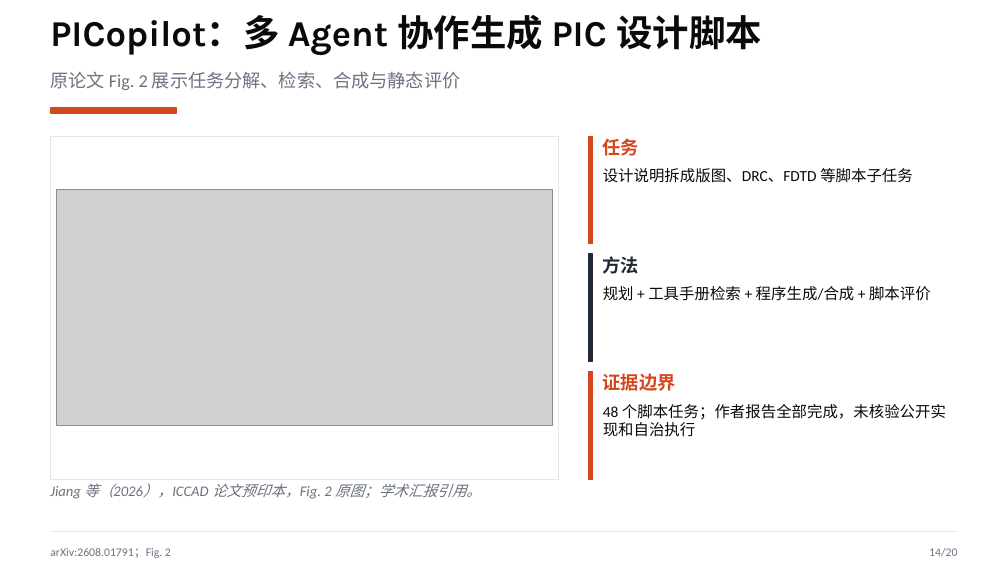
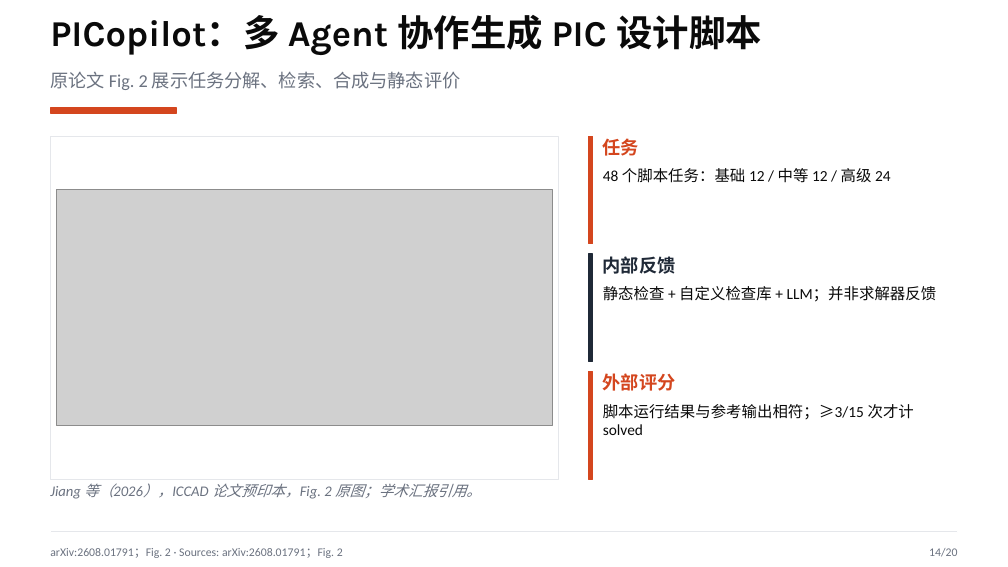
Before and after one commit to LlewynDavis/PIC_Harness_Research, a slide deck: slide 14 of presentations/task-010-group-meeting-rebuild/PIC_Harness_Research_首次组会调研_20页.pptx. Drawn at 1008x567 pixels with LibreOffice and Linux fonts; fonts in the diff are those of the drawing; grey boxes stand for pictures. Boxes give left, top, right and bottom in pixels: in the first picture for what was removed or moved away, otherwise in the second. Text is boxed around its words. In the diff, an @@ line names an element or a change of style, - is before the commit and + after.

Commit message:
TASK-016: add source-grounded figures and data to research report

```diff
--- a/presentations/task-010-group-meeting-rebuild/PIC_Harness_Research_首次组会调研_20页.pptx
+++ b/presentations/task-010-group-meeting-rebuild/PIC_Harness_Research_首次组会调研_20页.pptx
@@ text at box(603, 168, 891, 183): text changed @@
-设计说明拆成版图、DRC、FDTD 等脚本子任务
+48 个脚本任务：基础 12 / 中等 12 / 高级 24
@@ text at box(603, 256, 676, 274): text changed @@
-方法
+内部反馈
@@ text at box(603, 286, 937, 302): text changed @@
-规划 + 工具手册检索 + 程序生成/合成 + 脚本评价
+静态检查 + 自定义检查库 + LLM；并非求解器反馈
@@ text at box(603, 373, 676, 391): text changed @@
-证据边界
+外部评分
@@ text at box(603, 404, 914, 435): text changed @@
-48 个脚本任务；作者报告全部完成，未核验公开实现和自治执行
+脚本运行结果与参考输出相符；≥3/15 次才计 solved
@@ text at box(50, 548, 343, 558): text changed @@
-arXiv:2608.01791；Fig. 2
+arXiv:2608.01791；Fig. 2 · Sources: arXiv:2608.01791；Fig. 2
```
Also in this commit, not shown: 6 other slides changed, 3 slides added, 3 slides removed, 27 other files.
